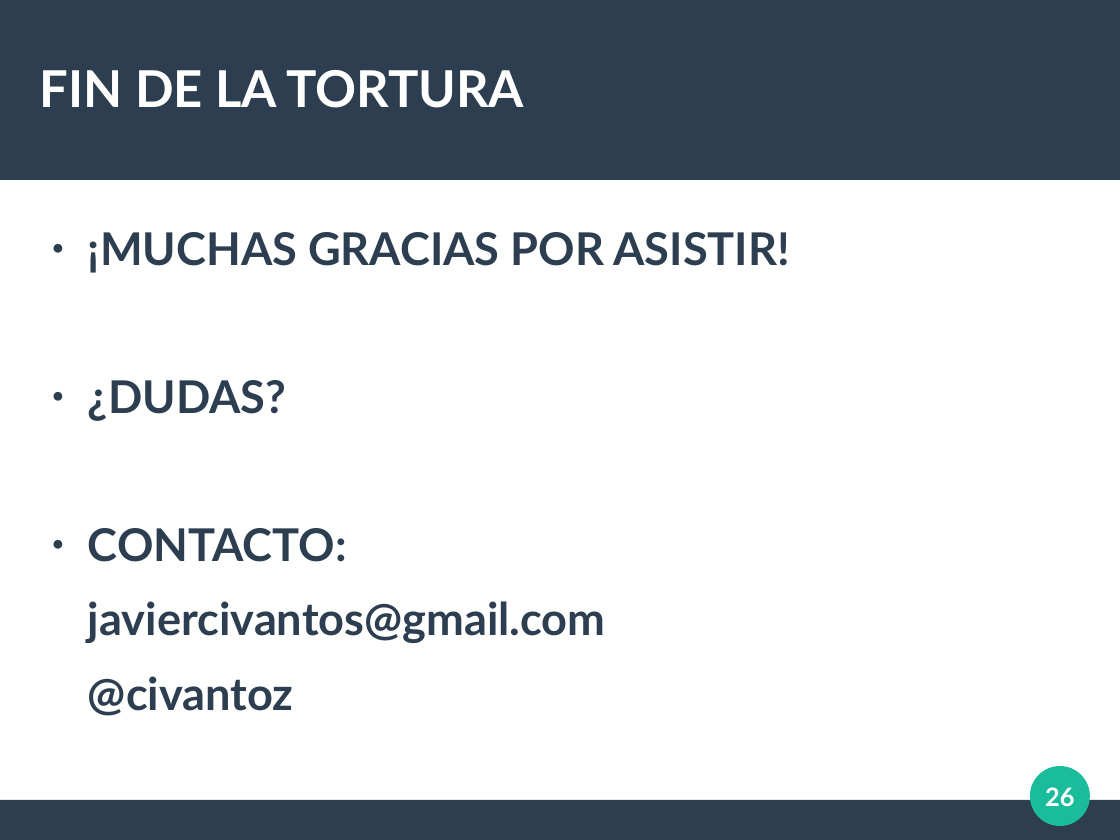
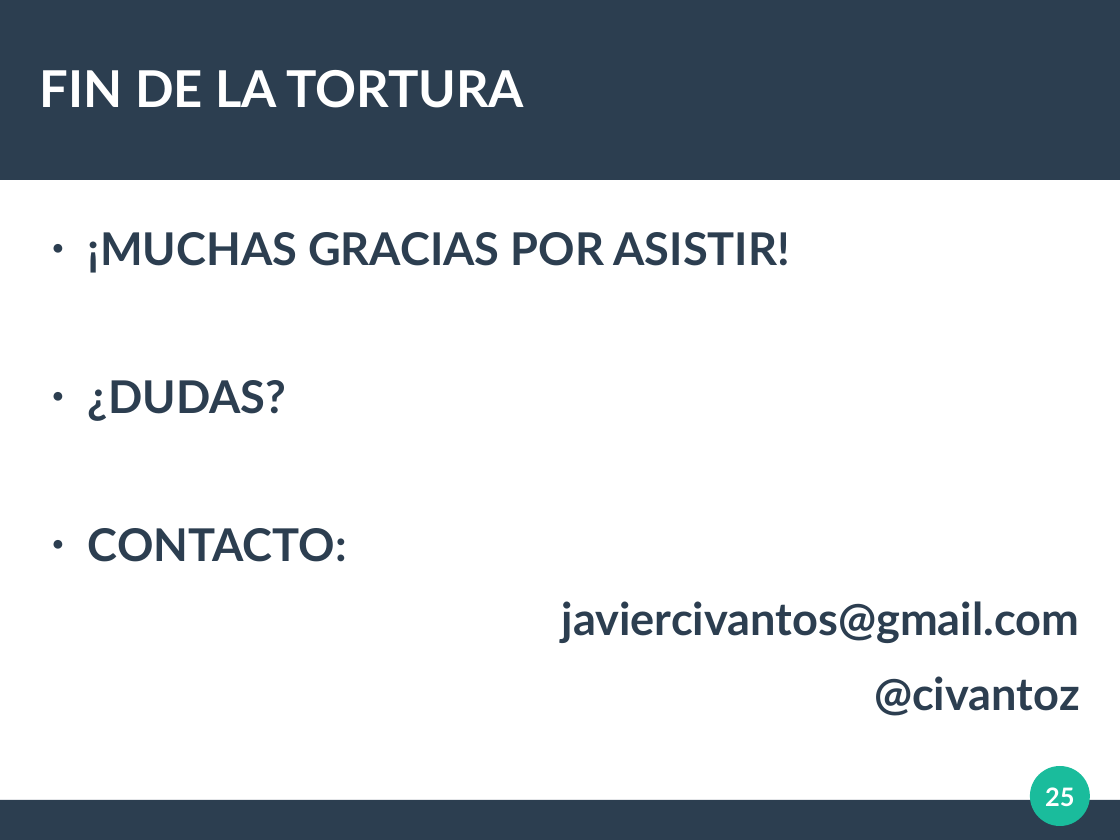
Before and after one commit to albeerto26/DjangoServerHeroku, a slide deck: slide 25 of diapos/Introduccion Django.odp (slide 26 before the commit). Drawn at 1120x840 pixels with LibreOffice and Linux fonts; fonts in the diff are those of the drawing. Boxes give left, top, right and bottom in pixels: in the first picture for what was removed or moved away, otherwise in the second. Text is boxed around its words. In the diff, an @@ line names an element or a change of style, - is before the commit and + after.

```diff
--- a/diapos/Introduccion Django.odp
+++ b/diapos/Introduccion Django.odp
@@ text at <box>562,601,1080,716</box>: alignment left to right @@
@@ page number at <box>1045,787,1074,806</box>: text changed @@
-26
+25
```
Also in this commit, not shown: 3 other slides changed, 1 slide removed, 4 other files.
